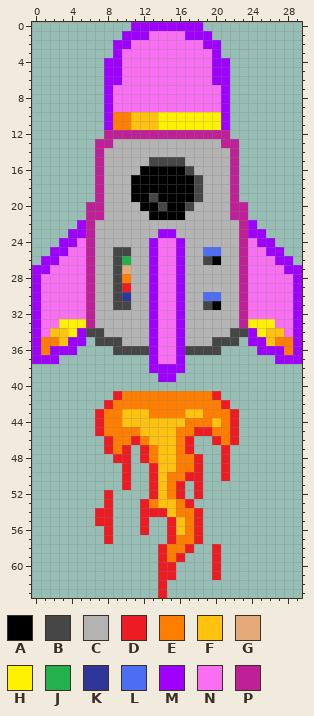
Pixel-art sprite, stored at assets/images/pinkrocket1.png. Above is the file before it was changed.
The file is 30x64 pixels.
Palette (. is transparent): A #000000  B #464646  C #b4b4b4  D #ed1c24  E #ff7e00  F #ffc20e  G #e5aa7a  H #fff200  J #22b14c  K #2f3699  L #4d6df3  M #9d00ff  N #f96ff2  P #bf1f97
Pixels before, first column x 0:
 0 ...........MMMMMMMM...........
 1 ..........MMMNNNNMMM..........
 2 .........MMNNNNNNNNMM.........
 3 .........MNNNNNNNNNNM.........
 4 ........MMNNNNNNNNNNMM........
 5 ........MMNNNNNNNNNNMM........
 6 ........MMNNNNNNNNNNMM........
 7 ........MNNNNNNNNNNNNM........
 8 ........MNNNNNNNNNNNNM........
 9 ........MNNNNNNNNNNNNM........
10 ........MEEFFFHHHHHHHM........
11 ........MEEFFFHHHHHHHM........
12 ........PPPPPPPPPPPPPP........
13 .......PPCCCCCCCCCCCCPP.......
14 .......PCCCCCCCCCCCCCCP.......
15 .......PCCCCCBBBBCCCCCP.......
16 .......PCCCCAAAAABCCCCP.......
17 .......PCCCAAAAAAABCCCP.......
18 .......PCCCAAAAAAABCCCP.......
19 .......PCCCAABAAAABCCCP.......
20 ......PPCCCCAABAABCCCCPP......
21 ......PPCCCCCAAAACCCCCPP......
22 .....MPCCCCCCCCCCCCCCCCPM.....
23 ....MMPCCCCCCCMMCCCCCCCPMM....
24 ...MMNPCCCCCCMNNMCCCCCCPNMM...
25 ..MMNNPCCBBCCMNNMCCLLCCPNNMM..
26 .MMNNNPCCBJCCMNNMCCBACCPNNNMM.
27 MMNNNNPCCBGCCMNNMCCCCCCPNNNNMM
28 MNNNNNPCCBECCMNNMCCCCCCPNNNNNM
29 MNNNNNPCCBDCCMNNMCCCCCCPNNNNNM
30 MNNNNNPCCBKCCMNNMCCLLCCPNNNNNM
31 MNNNNNPCCBBCCMNNMCCBACCPNNNNNM
32 MNNNNNPCCCCCCMNNMCCCCCCPNNNNNM
33 MNNHHHPCCCCCCMNNMCCCCCCPHHHNNM
34 MNFFHMBBCCCCCMNNMCCCCCBBMHFFNM
35 MEEFMM.BBBCCCMNNMCCCBBB.MMFEEM
36 MEMMM....BBBBMNNMBBBB....MMMEM
37 MMM..........MNNM..........MMM
38 .............MMMM.............
39 ..............MM..............
40 ..............................
41 .........DEEEEEEEEEED.........
42 ........DEEEEEEEEEEEED........
43 .......DEEFFFEEEEFFEEED.......
44 .......DEEFFFFFFFEEEFED.......
45 .......DEEEEFFFFEEDDEED.......
46 ........DEEDEFFFED..DED.......
47 ........DED.DEFFED...D........
48 .........DD.DEFFEED..D........
49 ..........D..DFFEED..D........
50 ..........D..DFEEDD..D........
51 ..........D..DFED.D...........
52 ........D....DFED.D...........
53 ........D...DEFFED............
54 .......DD...DDDFEED...........
55 .......DD...D..DFED...........
56 ........D...D..DFED...........
57 ........D......DEED...........
58 ..............DEED..D.........
59 ..............DED...D.........
60 ..............DD....D.........
61 ..............DD....D.........
62 ..............D...............
63 ..............D...............
Now the later version:
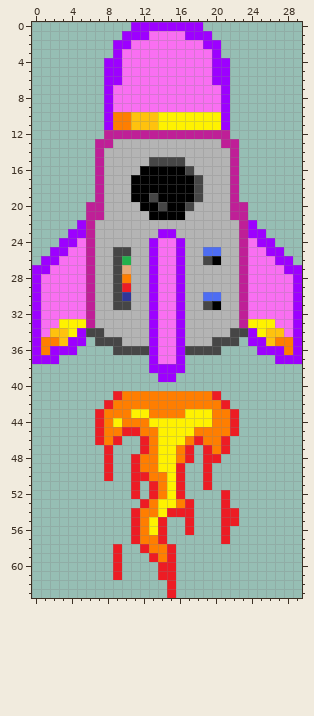
Change:
The edit adds colour D in row 46 at x 7 and 18; in row 47 at x 19; in row 48 at x 8, 11 and 19 to 20; in row 49 at x 8, 11 and 19; in row 50 at x 8, 11 to 12 and 19; in row 51 at x 11 and 19.
The edit adds colour D in row 52 at x 11 and 21; in row 53 at x 21; in row 54 at x 11 and 21 to 22; in row 55 at x 11, 14 and 21 to 22; in rows 56 to 57 at x 11, 14 and 21; in row 58 at x 9 and 12.
The edit adds colour D in row 59 at x 9 and 13; in rows 60 to 61 at x 9; in rows 62 to 63 at x 15.
Colour E gives way to colour D in row 45 at x 10 to 11; in row 46 at x 9, 12 and 21; in row 48 at x 17; in rows 49 to 50 at x 16; in row 54 at x 16 to 17; in rows 55 to 56 at x 17.
Colour E gives way to colour D in rows 58 to 59 at x 15.
Colour F gives way to colour D in row 54 at x 15.
The edit adds colour E in row 46 at x 19; in row 47 at x 20; in row 49 at x 12; in row 57 at x 12 to 13; in row 58 at x 13.
Colour D gives way to colour E in row 45 at x 18 to 19; in row 46 at x 8, 17 and 20; in row 48 at x 12; in rows 49 to 50 at x 13; in row 54 at x 12 to 13; in rows 55 to 56 at x 12.
Colour D gives way to colour E in rows 58 to 59 at x 14.
Colour F gives way to colour E in row 43 at x 10; in row 44 at x 10 to 12 and 20; in row 45 at x 12 to 13; in row 46 at x 13; in rows 50 to 52 at x 14.
The edit adds colour H in rows 55 to 56 at x 13.
Colour D gives way to colour H in row 54 at x 14.
Colour E gives way to colour H in row 43 at x 19; in row 44 at x 9 and 17 to 19; in row 45 at x 16 to 17; in row 46 at x 16; in rows 50 to 52 at x 15.
Colour F gives way to colour H in row 43 at x 11 to 12 and 17 to 18; in row 44 at x 13 to 16; in rows 45 to 49 at x 14 to 15; in row 53 at x 14 to 15.
The edit erases colour D in row 46 at x 11 and 22; in row 47 at x 10; in row 48 at x 9 to 10, 18 and 21; in row 49 at x 10, 18 and 21; in row 50 at x 10, 17 to 18 and 21; in row 51 at x 10 and 18.
The edit erases colour D in row 52 at x 8 and 18; in row 53 at x 8; in row 54 at x 7 to 8 and 18; in row 55 at x 7 to 8, 15 and 18; in rows 56 to 57 at x 8, 15 and 18; in row 58 at x 17 and 20.
The edit erases colour D in row 59 at x 16 and 20; in rows 60 to 61 at x 20; in rows 62 to 63 at x 14.
The edit erases colour E in row 46 at x 10; in row 47 at x 9; in row 49 at x 17; in row 57 at x 16 to 17; in row 58 at x 16.
The edit erases colour F in rows 55 to 56 at x 16.
Where, in picture pixels (left, top, right, bottom), the same in both pictures:
changed: (95, 409, 239, 598)
